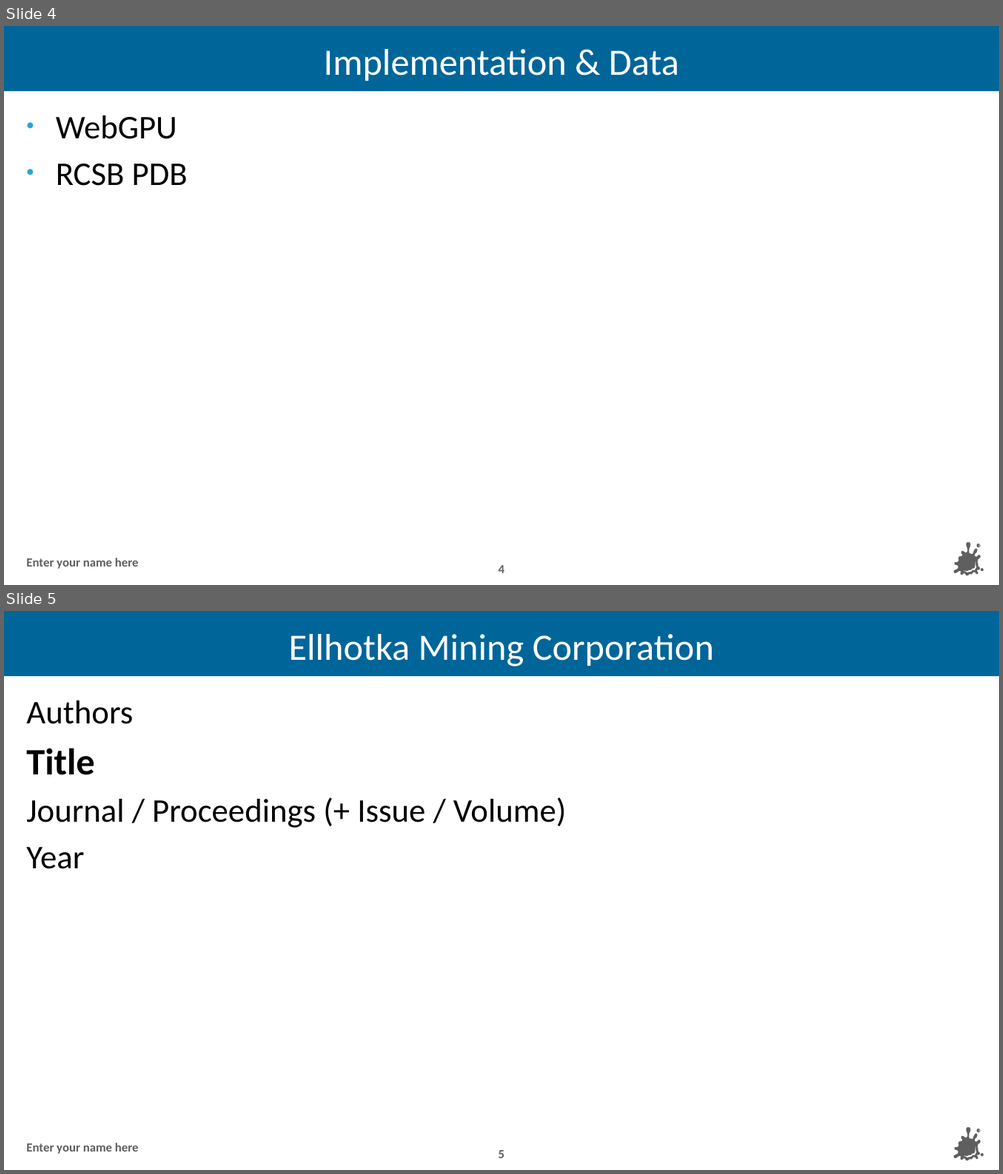
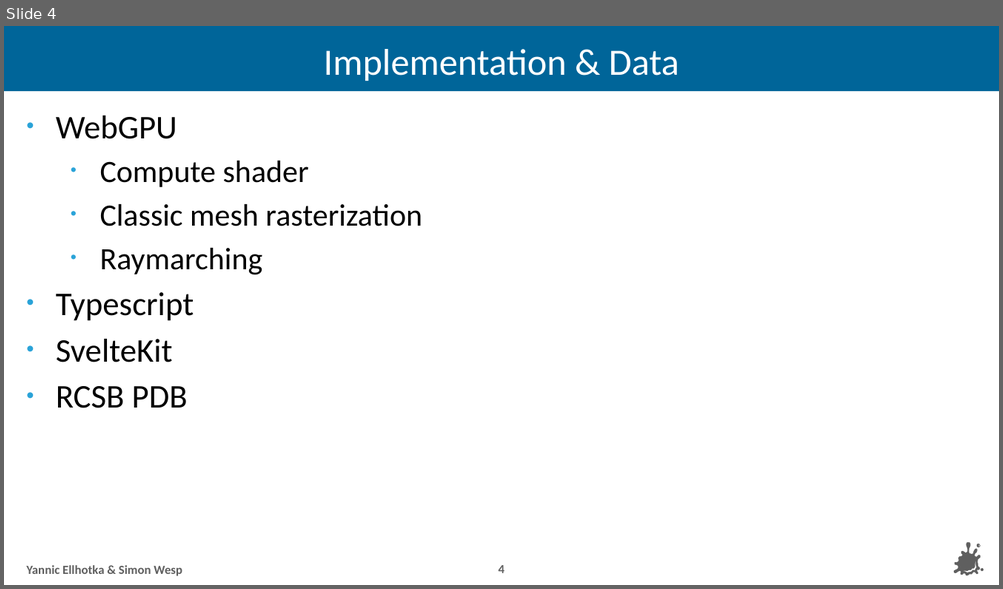
Before and after one commit to YannicEl/Vis2-RTVis-2024WS, a slide deck: presentation 1/slides.pptx. Shown one above the other, each under a label of ours: slides 4 and 5 before the commit, slide 4 after it. The pictures are 1003x1174 and 1003x589 pixels, drawn with LibreOffice and Linux fonts; fonts in the diff are those of the drawing; background and template pictures are left out. Boxes give left, top, right and bottom in pixels: in the first picture for what was removed or moved away, otherwise in the second. Text is boxed around its words. In the diff, an @@ line names an element or a change of style, - is before the commit and + after.

```diff
--- a/presentation 1/slides.pptx
+++ b/presentation 1/slides.pptx
@@ slide 5 removed at [4, 611, 999, 1170], background #FFFFFF; not listed: 10 template elements that a slide beside it also shows @@
@@ title removed at [289, 634, 714, 667] @@
-Ellhotka Mining Corporation
@@ text removed at [26, 701, 566, 869] @@
-Authors
-Title
-Journal / Proceedings (+ Issue / Volume)
-Year
@@ text removed at [26, 1143, 139, 1154] @@
-Enter your name here
@@ page number removed at [498, 1150, 504, 1159] @@
-5
@@ slide 4 changed as well @@
@@ text at [56, 161, 422, 363]: paragraphs added @@
+  • Compute shader
+  • Classic mesh rasterization
+  • Raymarching
+• Typescript
+• SvelteKit
@@ text at [26, 565, 182, 577]: text changed @@
-Enter your name here
+Yannic Ellhotka & Simon Wesp
```
Also in this commit, not shown: 3 other slides changed, 1 slide added.
